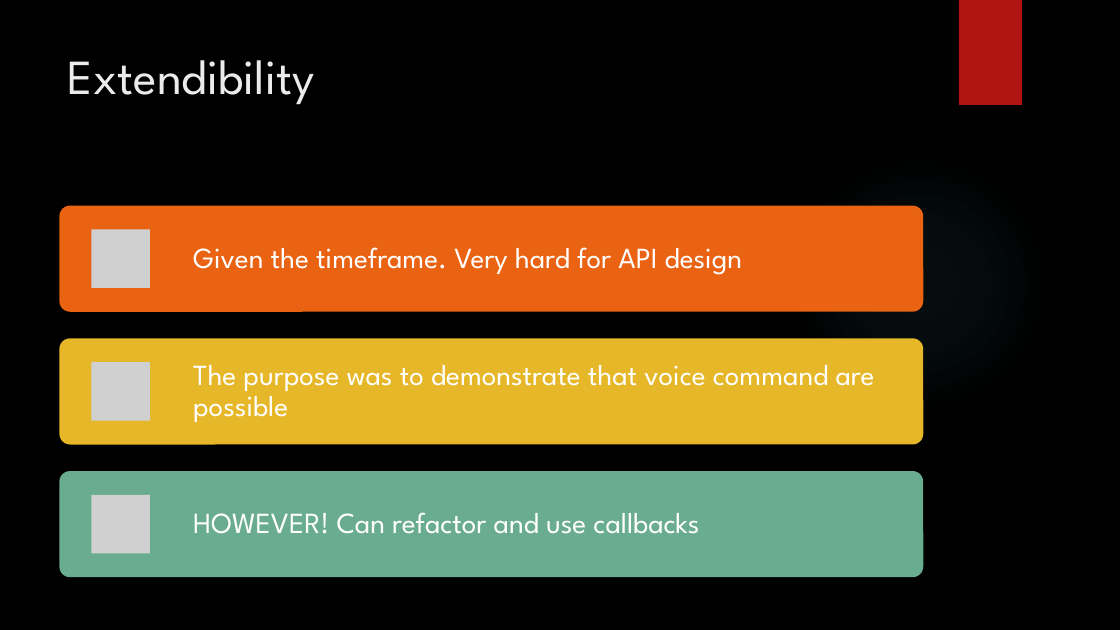
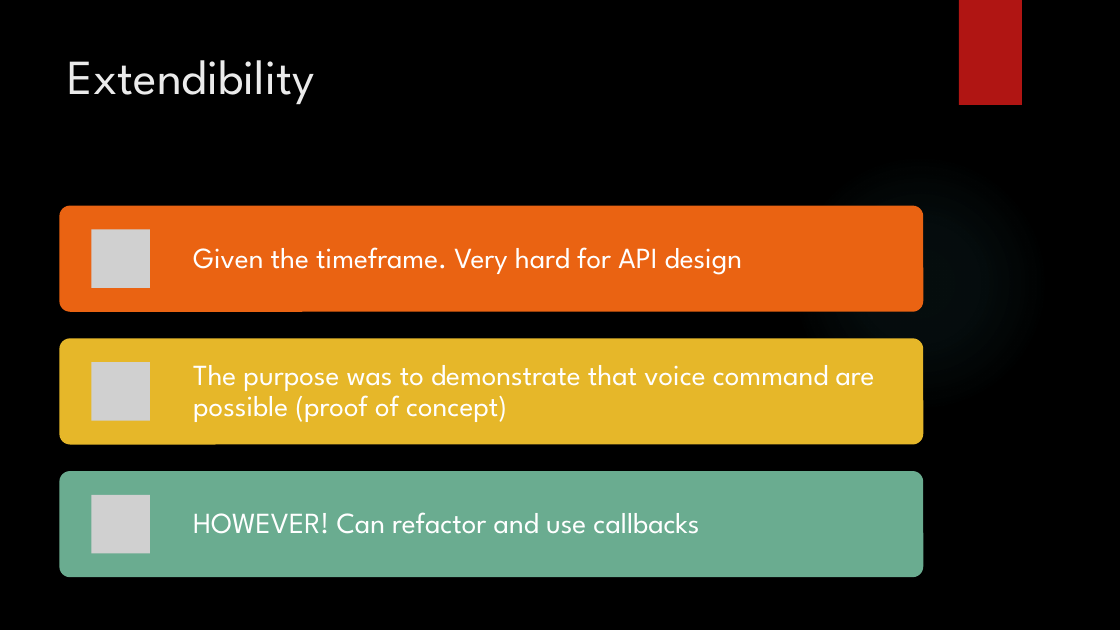
Before and after one commit to ChristinaDarstbanian/ChristinaDarstbanian, a slide deck: slide 11 of Hackathon Shadi Christina.pptx (slide 10 before the commit). Drawn at 1120x630 pixels with LibreOffice and Linux fonts; fonts in the diff are those of the drawing; grey boxes stand for pictures; background and template pictures are left out. Boxes give left, top, right and bottom in pixels: in the first picture for what was removed or moved away, otherwise in the second. Text is boxed around its words. In the diff, an @@ line names an element or a change of style, - is before the commit and + after.

```diff
--- a/Hackathon Shadi Christina.pptx
+++ b/Hackathon Shadi Christina.pptx
@@ text at <box>193,365,875,422</box>: text changed @@
-The purpose was to demonstrate that voice command are possible
+The purpose was to demonstrate that voice command are possible (proof of concept)
```
Also in this commit, not shown: 4 other slides changed, 4 slides added, 1 slide removed, 9 other files.
